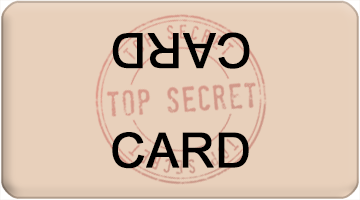
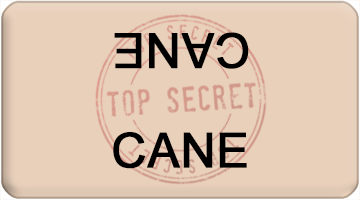
Layered file, before and after one edit (360 × 200). Changes by layer:
painted on "CODEWORDA" over [112, 32, 250, 69]
painted on "CODEWORDB" over [112, 132, 249, 169]
